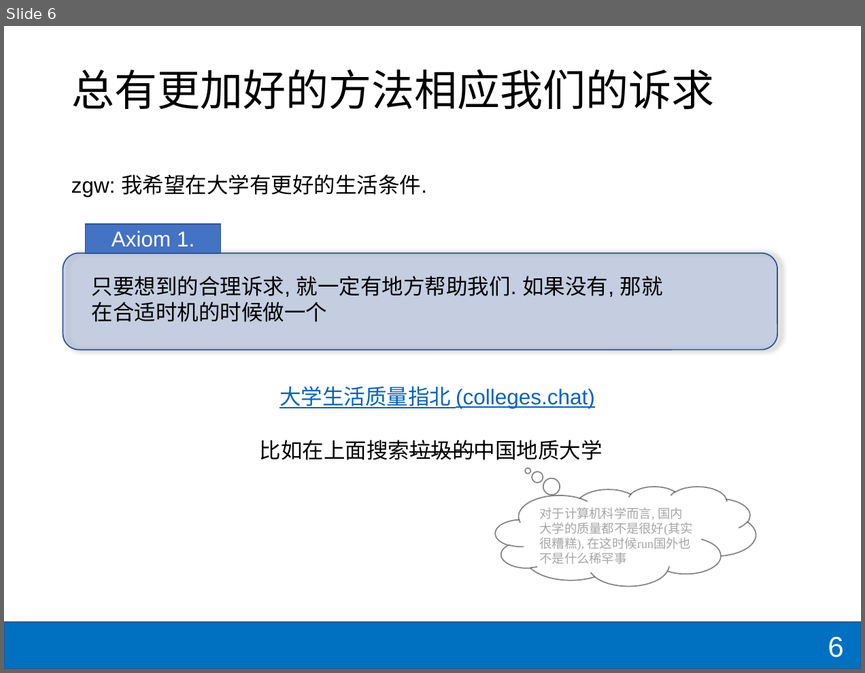
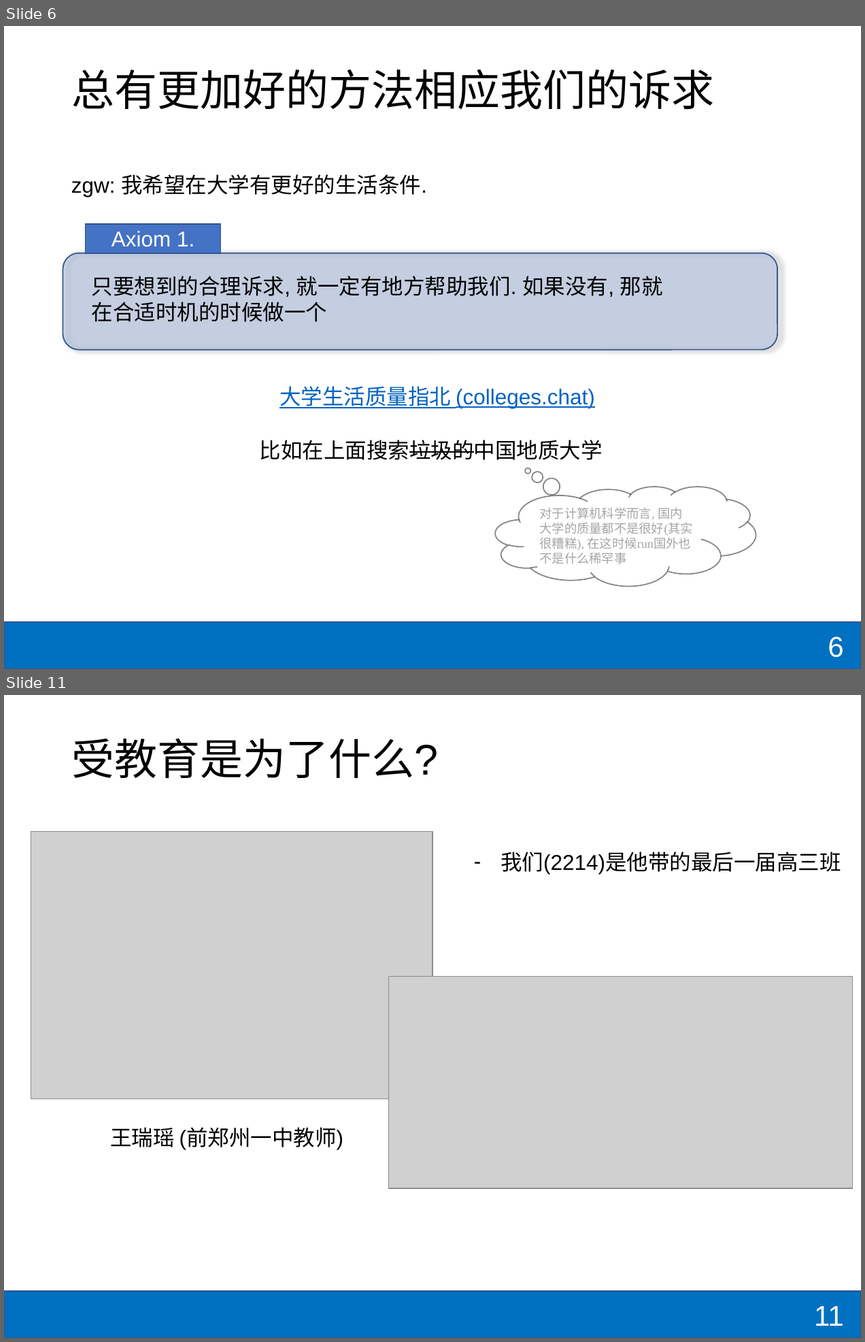
Before and after one commit to shzaiz/dx-public, a slide deck: notes/notes/Unilink/overview.pptx. Shown one above the other, each under a label of ours: slide 6 before the commit, slides 6 and 11 after it; the slides between them are not shown. The pictures are 865x673 and 865x1342 pixels, drawn with LibreOffice and Linux fonts; fonts in the diff are those of the drawing; grey boxes stand for pictures. Boxes give left, top, right and bottom in pixels: in the first picture for what was removed or moved away, otherwise in the second. Text is boxed around its words. In the diff, an @@ line names an element or a change of style, - is before the commit and + after.

```diff
--- a/notes/notes/Unilink/overview.pptx
+++ b/notes/notes/Unilink/overview.pptx
@@ slide 11 added at [4,695,861,1338], background #FFFFFF; not listed: 1 template element that a slide beside it also shows @@
@@ title added at [71,738,438,778], 36 pt, text #000000 @@
+受教育是为了什么?
@@ picture added at [31,831,432,1098] @@
@@ text added at [500,851,841,875], 18 pt, text #000000 @@
+– 我们(2214)是他带的最后一届高三班
@@ picture added at [389,976,852,1187] @@
@@ text added at [110,1127,343,1149], 18 pt, text #000000 @@
+王瑞瑶 (前郑州一中教师)
@@ page number added at [814,1306,844,1325], 24 pt, text #FFFFFF @@
+11
```
Also in this commit, not shown: 4 slides changed, 7 other slides added, 1 other file.
